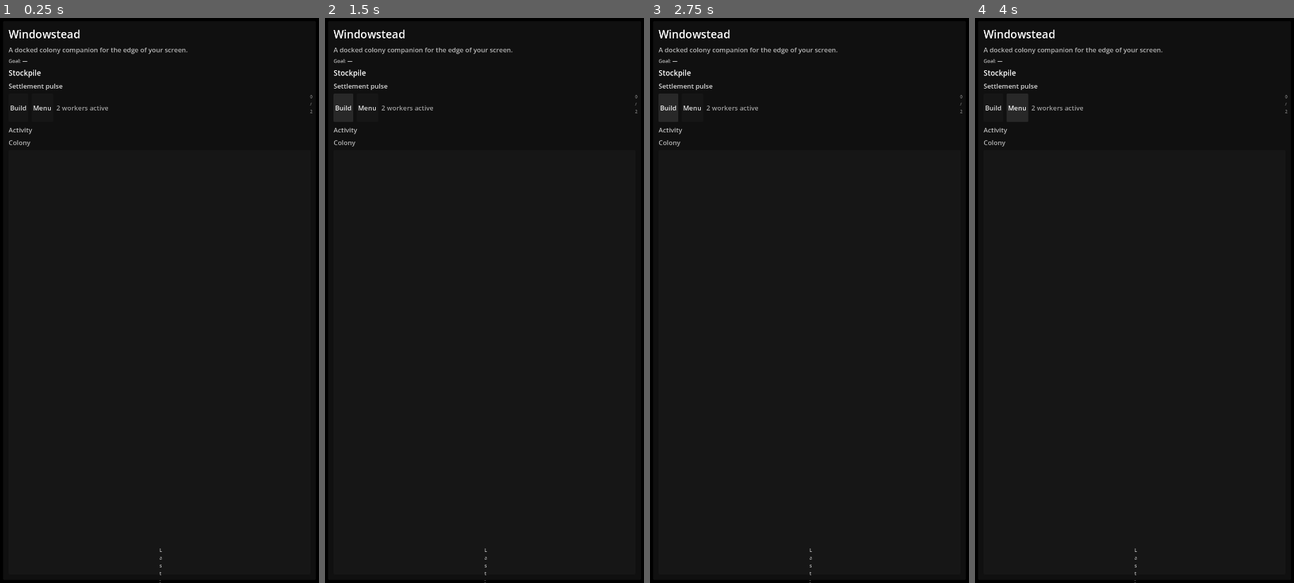
Above: before the commit, frames 1-4 (left to right).
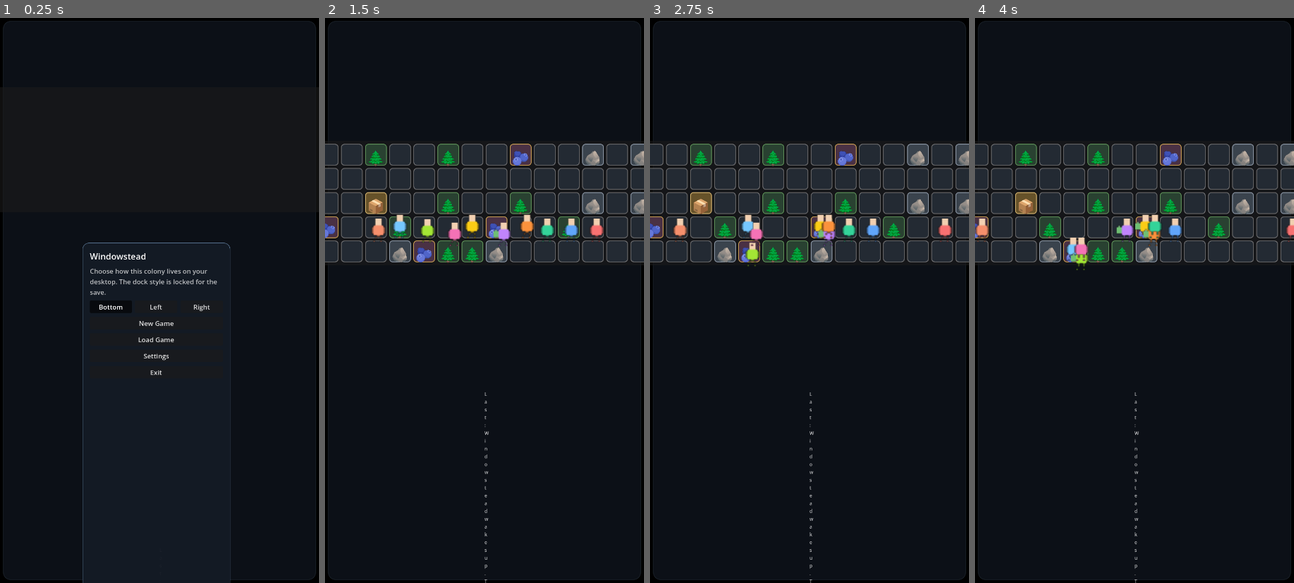
Above: after the commit, the same moments.

Repository: misospace/windowstead
Game: Godot game, scene res://scenes/main.tscn
The game is run twice, just before and just after one commit, with the same random seed, the same clock (stepped at 60 frames per second) and the same inputs.
Inputs (mouse positions are in pixels of both pictures, inside the frame that each line leads up to):
- Up to frame 1 (0.25 s): no input
- Up to frame 2 (1.5 s): click (481, 323) at 0.5 s, where only the run after the commit has a clickable "New Game"; click (344, 108) at 1.25 s, where only the run before the commit has a clickable "Build"
- Up to frame 3 (2.75 s): click (669, 108) at 2 s, where only the run before the commit has a clickable "Build"
- Up to frame 4 (4 s): click (994, 108) at 2.75 s, where only the run before the commit has a clickable "Build"; click (1016, 108) at 3.5 s, where only the run before the commit has a clickable "Menu"

The runs differ from the first frame. In frame 1, 2.1% of the frame differs, in the area x 2-99%, y 2-100%; in frame 2, 18%; in frame 3, 18%; in frame 4, 19%, in the area x 0-100%, y 2-100%.
Error before the commit: Parse Error: Static function "count_active_workers()" not found in base "res://scripts/worker_cap_logic.gd". (res://scripts/main.gd:928)

Commit message:
Polish sweep: close out the remaining review findings
- WorkerCapLogic.count_active_workers is the one definition of an active
  worker (HUD count + milestone progress).
- Crew list computes the colony-wide idle reason once per render;
  worker_intent_text accepts it as an optional precomputed arg.
- ColonySim caches the current milestone catalog entry between advances
  and indexes builds by id (self-verifying against state swaps).
- GoalReward magnitudes live in REWARD_MAGNITUDES next to the catalog.
- game_state.gd persistence I/O consolidated into four shared helpers
  (localStorage double-stringify and file read/write live in one place).
- Focus-mode multiplier and zoom bounds move to constants.gd; RESOURCE_TILES
  table defines resource yields/seed/drop amounts and drop messages in one
  place (gatherability derives from membership).

Diff:
--- a/scripts/colony_sim.gd
+++ b/scripts/colony_sim.gd
@@ -15,8 +15,6 @@
 const MilestoneManager := preload("res://scripts/milestone_manager.gd")
 const WorkerCapLogic := preload("res://scripts/worker_cap_logic.gd")
 
-# Tile kinds a worker can gather from.
-const GATHERABLE_KINDS := ["tree", "rock", "berries"]
 # Food granted when a structure of each kind completes.
 const BUILD_COMPLETION_FOOD := {"hut": 1, "garden": 3}
 
@@ -134,10 +132,21 @@
 		push_event("Reward ended: %s" % expired_label)
 
 
+# Current-milestone lookup cache — the catalog entry only changes when the
+# chain advances, so the per-tick scan + deep copy is skipped otherwise.
+var _milestone_cache: Dictionary = {}
+var _milestone_cache_id := "__unset__"
+
+func _current_milestone(milestone_id: String) -> Dictionary:
+	if _milestone_cache_id != milestone_id:
+		_milestone_cache_id = milestone_id
+		_milestone_cache = MilestoneManager.get_current_milestone(MilestoneManager.MILESTONE_CATALOG, milestone_id)
+	return _milestone_cache
+
 func _process_milestones() -> void:
 	# Milestone evaluation (issue #237)
 	var current_id: String = String(state.get("current_milestone_id", ""))
-	var active_milestone: Dictionary = MilestoneManager.get_current_milestone(MilestoneManager.MILESTONE_CATALOG, current_id)
+	var active_milestone: Dictionary = _current_milestone(current_id)
 	if active_milestone.is_empty() or not MilestoneManager.is_milestone_complete(active_milestone, state):
 		return
 	state["completed_milestone_ids"].append(current_id)
@@ -174,15 +183,11 @@
 	if pos == Vector2i(-1, -1):
 		push_event("A supply crate tried to arrive but urban planning won.")
 		return
-	var drops := {
-		"tree": {"amount": 4, "resource": "wood", "message": "A driftwood bundle lands nearby. Fresh wood appeared."},
-		"rock": {"amount": 4, "resource": "stone", "message": "A rubble drop lands nearby. Fresh stone appeared."},
-		"berries": {"amount": 3, "resource": "food", "message": "A snack crate lands nearby. Fresh food appeared."},
-	}
-	var resource_kind: String = GATHERABLE_KINDS[rng.randi_range(0, GATHERABLE_KINDS.size() - 1)]
-	var drop: Dictionary = drops[resource_kind]
-	set_tile(pos, {"kind": resource_kind, "amount": drop.amount, "resource": drop.resource, "build_kind": ""})
-	push_event(drop.message)
+	var kinds: Array = Constants.RESOURCE_TILES.keys()
+	var resource_kind: String = kinds[rng.randi_range(0, kinds.size() - 1)]
+	var drop: Dictionary = Constants.RESOURCE_TILES[resource_kind]
+	set_tile(pos, {"kind": resource_kind, "amount": drop.drop_amount, "resource": drop.resource, "build_kind": ""})
+	push_event(drop.drop_message)
 
 
 # ── Food upkeep (issue #147, links to #133) ───────────────────────────────────
@@ -348,7 +353,7 @@
 	for y in grid_h:
 		for x in grid_w:
 			var tile := get_tile(Vector2i(x, y))
-			if GATHERABLE_KINDS.has(String(tile.kind)):
+			if Constants.RESOURCE_TILES.has(String(tile.kind)):
 				var resource := String(tile.resource)
 				totals[resource] = int(totals.get(resource, 0)) + int(tile.amount)
 	var tasks: Array[Dictionary] = []
@@ -356,7 +361,7 @@
 		for x in grid_w:
 			var pos := Vector2i(x, y)
 			var tile := get_tile(pos)
-			if GATHERABLE_KINDS.has(String(tile.kind)) and int(tile.amount) > 0:
+			if Constants.RESOURCE_TILES.has(String(tile.kind)) and int(tile.amount) > 0:
 				# Skip if resource is fully reserved (reserved >= available anywhere)
 				var resource := String(tile.resource)
 				if get_reserved(resource) >= int(totals.get(resource, 0)):
@@ -599,11 +604,36 @@
 	mark_dirty()
 
 
+# id → array-index cache for build lookups (hot path: every haul/build step).
+# Builds are append-only, so the index only needs rebuilding when the array
+# size changes or the state dictionary was swapped wholesale — the entry
+# verification below catches both.
+var _build_index: Dictionary = {}
+
+func _rebuild_build_index() -> void:
+	_build_index.clear()
+	var builds: Array = state.get("builds", [])
+	for i in builds.size():
+		_build_index[int(builds[i].id)] = i
+
+func _build_array_index(id: int) -> int:
+	var builds: Array = state.get("builds", [])
+	if _build_index.size() != builds.size():
+		_rebuild_build_index()
+	var idx := int(_build_index.get(id, -1))
+	if idx >= 0 and idx < builds.size() and int(builds[idx].id) == id:
+		return idx
+	# Stale (same-sized state swapped in) — rebuild once and retry.
+	_rebuild_build_index()
+	idx = int(_build_index.get(id, -1))
+	if idx >= 0 and int(builds[idx].id) == id:
+		return idx
+	return -1
+
+
 func get_build(id: int) -> Dictionary:
-	for build in state.builds:
-		if int(build.id) == id:
-			return build
-	return {}
+	var idx := _build_array_index(id)
+	return state.builds[idx] if idx >= 0 else {}
 
 
 func get_build_at_pos(pos: Vector2i) -> Dictionary:
@@ -614,10 +644,9 @@
 
 
 func set_build(id: int, updated: Dictionary) -> void:
-	for i in state.builds.size():
-		if int(state.builds[i].id) == id:
-			state.builds[i] = updated
-			return
+	var idx := _build_array_index(id)
+	if idx >= 0:
+		state.builds[idx] = updated
 
 
 func is_pos_in_bounds(pos: Vector2i) -> bool:
@@ -640,14 +669,20 @@
 
 
 func seed_tile(pos: Vector2i) -> Dictionary:
+	# Deterministic placement hash — the constants just spread resource tiles
+	# pleasingly across the strip; tile contents come from RESOURCE_TILES.
 	var key := int((pos.x * 13 + pos.y * 7 + pos.x * pos.y) % 14)
+	var kind := ""
 	if key == 0 or key == 3:
-		return {"kind": "tree", "amount": 6, "resource": "wood", "build_kind": ""}
-	if key == 6 or key == 8:
-		return {"kind": "rock", "amount": 5, "resource": "stone", "build_kind": ""}
-	if key == 11:
-		return {"kind": "berries", "amount": 4, "resource": "food", "build_kind": ""}
-	return {"kind": "ground", "amount": 0, "resource": "", "build_kind": ""}
+		kind = "tree"
+	elif key == 6 or key == 8:
+		kind = "rock"
+	elif key == 11:
+		kind = "berries"
+	if kind.is_empty():
+		return {"kind": "ground", "amount": 0, "resource": "", "build_kind": ""}
+	var def: Dictionary = Constants.RESOURCE_TILES[kind]
+	return {"kind": kind, "amount": def.seed_amount, "resource": def.resource, "build_kind": ""}
 
 
 # ── Coordinate helpers ────────────────────────────────────────────────────────
--- a/scripts/game_state.gd
+++ b/scripts/game_state.gd
@@ -27,39 +27,57 @@
 	if OS.has_feature("web"):
 		use_local_storage = JavaScriptBridge.eval("typeof localStorage !== 'undefined'", true)
 
+# ── Shared persistence plumbing ───────────────────────────────────────────────
+# The web build stores a JSON string inside localStorage (hence the double
+# stringify/parse dance); the desktop build writes plain JSON files. These
+# four helpers are the only place either quirk lives.
+
+func _local_storage_write(key: String, payload: String) -> void:
+	JavaScriptBridge.eval("localStorage.setItem('%s', %s)" % [key, JSON.stringify(payload)], true)
+
+func _local_storage_read(key: String) -> Dictionary:
+	var raw = JavaScriptBridge.eval("localStorage.getItem('%s')" % key, true)
+	if raw == null or String(raw).is_empty() or String(raw) == "null":
+		return {}
+	var parsed = JSON.parse_string(String(raw))
+	if typeof(parsed) == TYPE_STRING:
+		parsed = JSON.parse_string(parsed)
+	return parsed if parsed is Dictionary else {}
+
+func _write_text_file(path: String, payload: String) -> void:
+	var file := FileAccess.open(path, FileAccess.WRITE)
+	if file:
+		file.store_string(payload)
+		file.close()
+
+## Returns the parsed JSON from a file, or null when missing/empty/unreadable.
+func _read_json_file(path: String) -> Variant:
+	if not FileAccess.file_exists(path):
+		return null
+	var file := FileAccess.open(path, FileAccess.READ)
+	if not file:
+		return null
+	var text := file.get_as_text()
+	if text.strip_edges().is_empty():
+		return null
+	return JSON.parse_string(text)
+
 func save_game(data: Dictionary, path: String = "") -> void:
 	var target_path := path if not path.is_empty() else SAVE_PATH
 	var payload := JSON.stringify(data)
 	if use_local_storage:
-		JavaScriptBridge.eval("localStorage.setItem('%s', %s)" % [SAVE_KEY, JSON.stringify(payload)], true)
+		_local_storage_write(SAVE_KEY, payload)
 		return
-	var file := FileAccess.open(target_path, FileAccess.WRITE)
-	if file:
-		file.store_string(payload)
-		file.close()
+	_write_text_file(target_path, payload)
 
 func load_game(path: String = "") -> Dictionary:
 	var target_path := path if not path.is_empty() else SAVE_PATH
 	if use_local_storage:
-		var raw = JavaScriptBridge.eval("localStorage.getItem('%s')" % SAVE_KEY, true)
-		if raw == null or String(raw).is_empty() or String(raw) == "null":
-			return {}
-		var parsed = JSON.parse_string(String(raw))
-		if typeof(parsed) == TYPE_STRING:
-			var inner = JSON.parse_string(parsed)
-			return inner if inner is Dictionary else {}
-		if parsed is Dictionary and not parsed.is_empty():
-			rebuild_reservations_from_workers(parsed)
-		return parsed
-	if not FileAccess.file_exists(target_path):
-		return {}
-	var file := FileAccess.open(target_path, FileAccess.READ)
-	if not file:
-		return {}
-	var text := file.get_as_text()
-	if text.strip_edges().is_empty():
-		return {}
-	var parsed = JSON.parse_string(text)
+		var stored := _local_storage_read(SAVE_KEY)
+		if not stored.is_empty():
+			rebuild_reservations_from_workers(stored)
+		return stored
+	var parsed: Variant = _read_json_file(target_path)
 	if not parsed is Dictionary:
 		return {}
 
@@ -501,29 +519,12 @@
 func save_settings(data: Dictionary) -> void:
 	var payload := JSON.stringify(data)
 	if use_local_storage:
-		JavaScriptBridge.eval("localStorage.setItem('%s', %s)" % [SETTINGS_KEY, JSON.stringify(payload)], true)
+		_local_storage_write(SETTINGS_KEY, payload)
 		return
-	var file := FileAccess.open(SETTINGS_PATH, FileAccess.WRITE)
-	if file:
-		file.store_string(payload)
+	_write_text_file(SETTINGS_PATH, payload)
 
 func load_settings() -> Dictionary:
 	if use_local_storage:
-		var raw = JavaScriptBridge.eval("localStorage.getItem('%s')" % SETTINGS_KEY, true)
-		if raw == null or String(raw).is_empty() or String(raw) == "null":
-			return {}
-		var parsed = JSON.parse_string(String(raw))
-		if typeof(parsed) == TYPE_STRING:
-			var inner = JSON.parse_string(parsed)
-			return inner if inner is Dictionary else {}
-		return parsed if parsed is Dictionary else {}
-	if not FileAccess.file_exists(SETTINGS_PATH):
-		return {}
-	var file := FileAccess.open(SETTINGS_PATH, FileAccess.READ)
-	if not file:
-		return {}
-	var text := file.get_as_text()
-	if text.strip_edges().is_empty():
-		return {}
-	var parsed = JSON.parse_string(text)
+		return _local_storage_read(SETTINGS_KEY)
+	var parsed: Variant = _read_json_file(SETTINGS_PATH)
 	return parsed if parsed is Dictionary else {}
--- a/scripts/goal_reward.gd
+++ b/scripts/goal_reward.gd
@@ -16,6 +16,16 @@
 const DURATION_BUILD_SPEED := 40
 const DURATION_RESOURCE_TRICKLE := 50
 const TRICKLE_INTERVAL := 10  # ticks between trickle payouts
+
+# Strength of each reward type — kept next to the catalog so labels and
+# effects are tuned in one place (speed rewards are multipliers, build speed
+# is an additive bonus, trickle is units per payout).
+const REWARD_MAGNITUDES := {
+	REWARD_GATHER_SPEED: 1.5,
+	REWARD_HAUL_SPEED: 1.5,
+	REWARD_BUILD_SPEED: 0.16,
+	REWARD_RESOURCE_TRICKLE: 1,
+}
 
 # Reward catalog: maps goal IDs to reward definitions.
 # Each entry is a dictionary with keys:
@@ -93,9 +103,10 @@
 			if reward["trickle_ticks"] >= TRICKLE_INTERVAL:
 				reward["trickle_ticks"] = 0
 				var res := String(reward.get("resource", "food"))
+				var amount := int(REWARD_MAGNITUDES[REWARD_RESOURCE_TRICKLE])
 				if game_state.has("resources"):
-					game_state.resources[res] = int(game_state.resources.get(res, 0)) + 1
-				result["events"].append("+1 %s (goal reward)" % res)
+					game_state.resources[res] = int(game_state.resources.get(res, 0)) + amount
+				result["events"].append("+%d %s (goal reward)" % [amount, res])
 
 		if reward["remaining"] <= 0:
 			result["expired"].append(reward.get("label", rtype))
@@ -119,21 +130,21 @@
 # ── Get gather speed multiplier from active rewards ──────────────────────────
 static func get_gather_speed_multiplier(active_rewards: Array) -> float:
 	if has_active_reward(active_rewards, REWARD_GATHER_SPEED):
-		return 1.5
+		return float(REWARD_MAGNITUDES[REWARD_GATHER_SPEED])
 	return 1.0
 
 
 # ── Get haul speed multiplier from active rewards ────────────────────────────
 static func get_haul_speed_multiplier(active_rewards: Array) -> float:
 	if has_active_reward(active_rewards, REWARD_HAUL_SPEED):
-		return 1.5
+		return float(REWARD_MAGNITUDES[REWARD_HAUL_SPEED])
 	return 1.0
 
 
 # ── Get build speed bonus from active rewards ────────────────────────────────
 static func get_build_speed_bonus(active_rewards: Array) -> float:
 	if has_active_reward(active_rewards, REWARD_BUILD_SPEED):
-		return 0.16
+		return float(REWARD_MAGNITUDES[REWARD_BUILD_SPEED])
 	return 0.0
 
 
--- a/scripts/milestone_manager.gd
+++ b/scripts/milestone_manager.gd
@@ -9,6 +9,8 @@
 #
 # Evaluation is pure-data (reads game_state dictionaries only).
 # Completion state persists in save data.
+
+const WorkerCapLogic := preload("res://scripts/worker_cap_logic.gd")
 
 const MILESTONE_TYPE_BUILD := "build"
 const MILESTONE_TYPE_STOCKPILE := "stockpile"
@@ -102,10 +104,7 @@
 		MILESTONE_TYPE_WORKER:
 			var count: int = int(target.get("worker_count", 0))
 			var workers: Array = game_state.get("workers", [])
-			var active: int = 0
-			for worker in workers:
-				if int(worker.get("break_ticks", 0)) <= 0:
-					active += 1
+			var active: int = WorkerCapLogic.count_active_workers(workers)
 			return {"progress": mini(active, count), "total": count}
 
 		_:
--- a/scripts/worker_cap_logic.gd
+++ b/scripts/worker_cap_logic.gd
@@ -20,3 +20,13 @@
 ## Check if the colony can recruit another worker.
 static func can_recruit(builds: Array, workers: Array) -> bool:
 	return workers.size() < calculate_worker_cap(builds)
+
+
+## The single definition of an "active" worker (not on break), shared by the
+## HUD count and milestone progress so the two can never diverge.
+static func count_active_workers(workers: Array) -> int:
+	var active := 0
+	for worker in workers:
+		if int(worker.get("break_ticks", 0)) <= 0:
+			active += 1
+	return active
